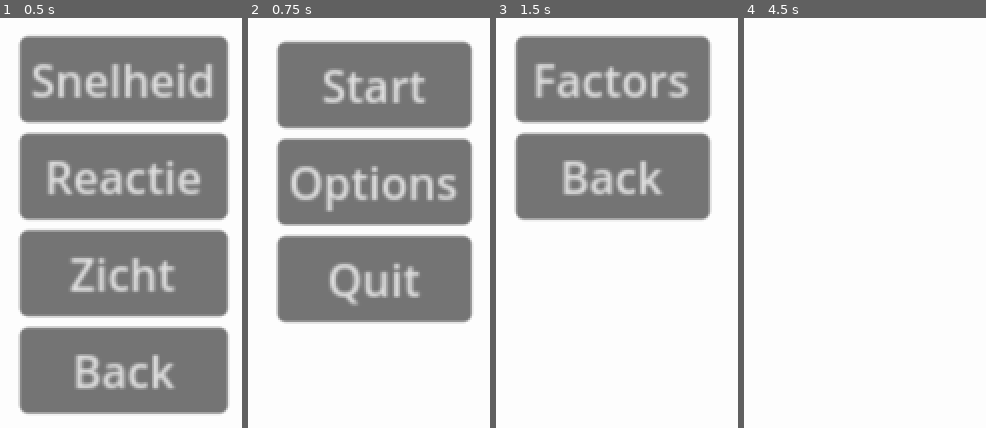
Above: before the commit, frames 1-4 (left to right).
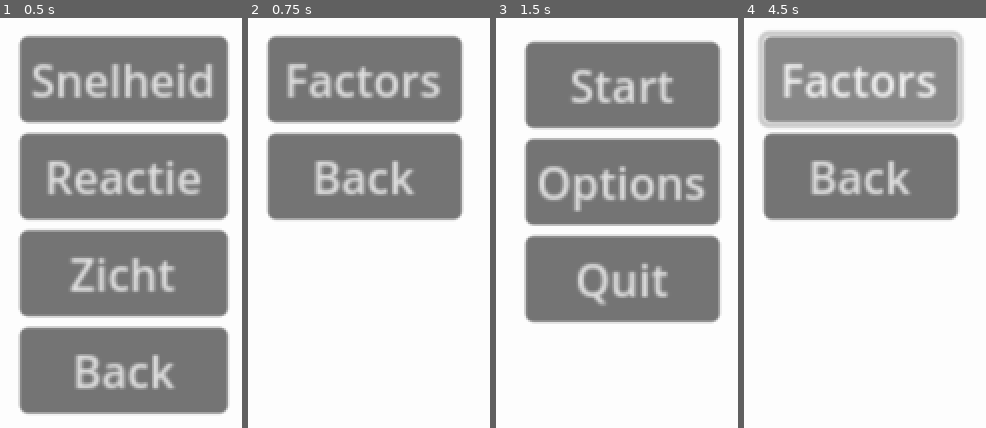
Above: after the commit, the same moments.

Repository: mulboor/kruispuntsimulatie
Game: Godot game, scene res://ui/factors_test.tscn
The game is run twice, just before and just after one commit, with the same random seed, the same clock (stepped at 60 frames per second) and the same inputs. This scene is started directly instead of the project's main scene.
Inputs (mouse positions are in pixels of both pictures, inside the frame that each line leads up to):
- Up to frame 1 (0.5 s): no input
- Up to frame 2 (0.75 s): click "Back" at 0.5 s
- Up to frame 3 (1.5 s): click (621, 182) at 1.25 s, where only the run before the commit has a clickable "Options"
- Up to frame 4 (4.5 s): click (860, 177) at 2 s, where only the run before the commit has a clickable "Back"; click (860, 177) at 2.75 s, where only the run after the commit has a clickable "Back"; click (869, 182) at 3.5 s, where only the run after the commit has a clickable "Options"; click (869, 83) at 4.25 s, where only the run before the commit has a clickable "Start"

Frame 1 is identical in both runs. In frame 2, 34% of the frame differs, in the area x 7-93%, y 4-75%; in frame 3, 34%; in frame 4, 37%, in the area x 5-91%, y 2-50%.

Commit message:
UI
Button

Diff:
--- /dev/null
+++ b/ui/factors_test.gd
@@ -0,0 +1,4 @@
+extends Control
+
+func _on_back_pressed() -> void:
+	get_tree().change_scene_to_file("res://ui/options_test.tscn")
--- a/ui/factors_test.tscn
+++ b/ui/factors_test.tscn
@@ -1,6 +1,6 @@
 [gd_scene load_steps=2 format=3 uid="uid://bj6pmrewa7evp"]
 
-[ext_resource type="Script" path="res://ui/options_test.gd" id="1_vqq1o"]
+[ext_resource type="Script" path="res://ui/factors_test.gd" id="1_25ucd"]
 
 [node name="Test" type="Control"]
 layout_mode = 3
@@ -13,7 +13,7 @@
 offset_bottom = -2.0
 grow_horizontal = 2
 grow_vertical = 2
-script = ExtResource("1_vqq1o")
+script = ExtResource("1_25ucd")
 
 [node name="MarginContainer" type="MarginContainer" parent="."]
 layout_mode = 0
--- a/ui/options_test.gd
+++ b/ui/options_test.gd
@@ -1,8 +1,8 @@
 extends Control
+
+func _on_factors_pressed() -> void:
+	get_tree().change_scene_to_file("res://ui/factors_test.tscn")
+
 
 func _on_back_pressed() -> void:
 	get_tree().change_scene_to_file("res://ui/test.tscn")
-
-
-func _on_factors_pressed() -> void:
-	get_tree().change
